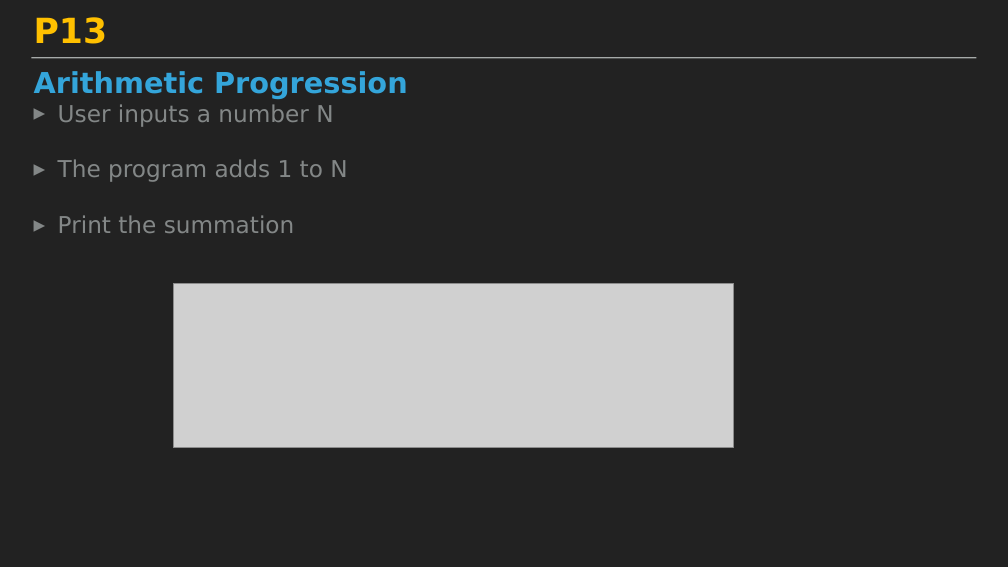
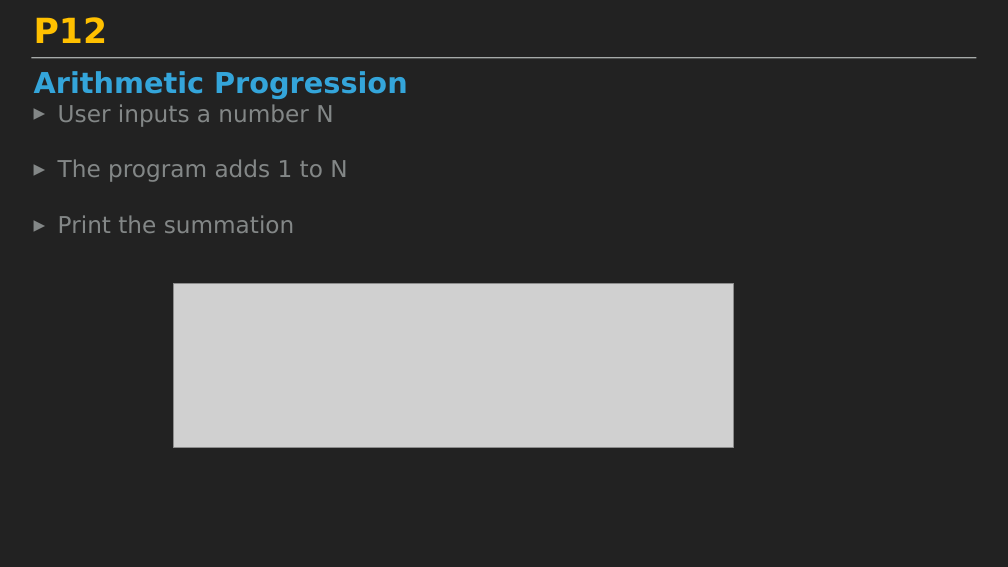
Before and after one commit to KyuseokKim/MyFiles, a slide deck: slide 27 of 기본프로그래밍_Java_002(자삼빠).pptx (slide 29 before the commit). Drawn at 1008x567 pixels with LibreOffice and Linux fonts; fonts in the diff are those of the drawing; grey boxes stand for pictures. Boxes give left, top, right and bottom in pixels: in the first picture for what was removed or moved away, otherwise in the second. Text is boxed around its words. In the diff, an @@ line names an element or a change of style, - is before the commit and + after.

```diff
--- a/기본프로그래밍_Java_002(자삼빠).pptx
+++ b/기본프로그래밍_Java_002(자삼빠).pptx
@@ text at [34,17,108,43]: text changed @@
-P13
+P12
```
Also in this commit, not shown: 10 other slides changed, 3 slides removed, 1 other file.
